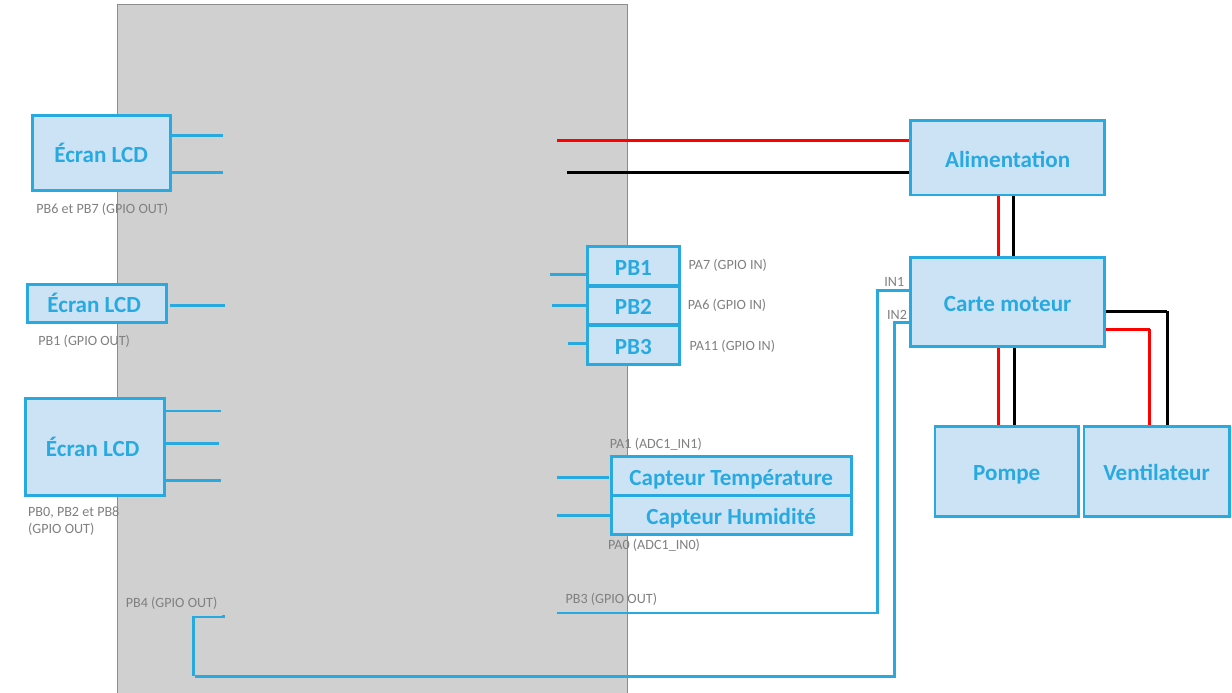
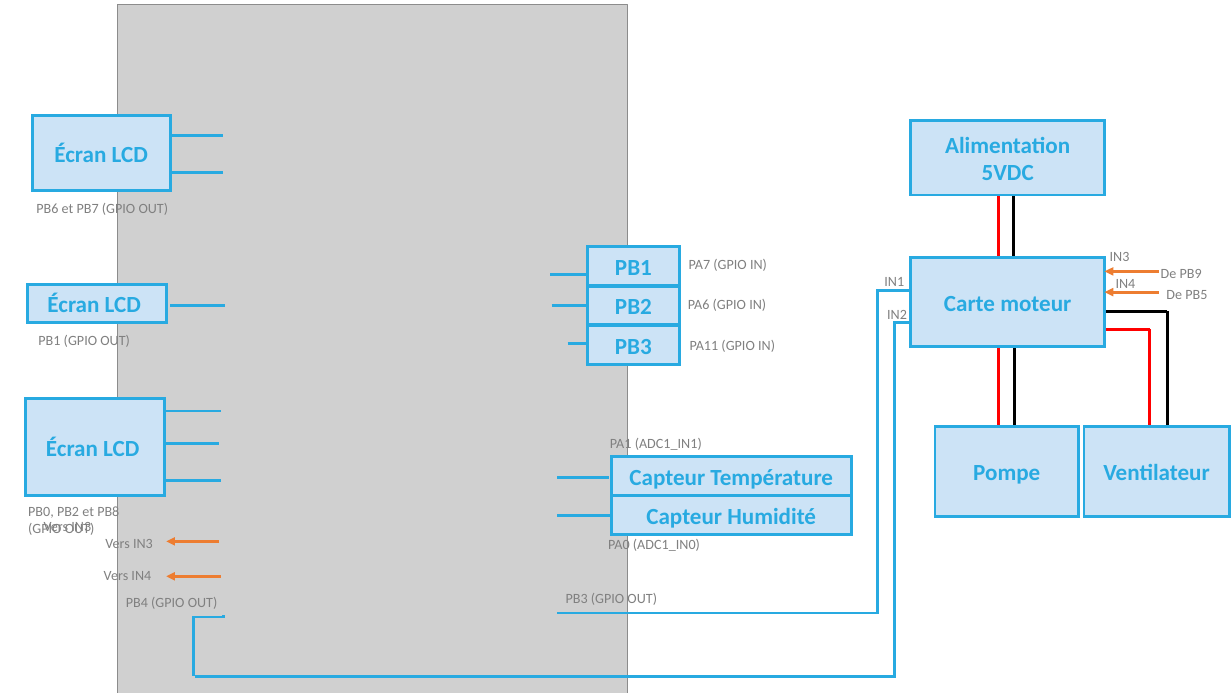
Before and after one commit to Lucas-byte31/Greenhouse, a slide deck: slide 1 of 02_SW_SPEC/Schema de cablage.pptx. Drawn at 1232x693 pixels with LibreOffice and Linux fonts; fonts in the diff are those of the drawing; grey boxes stand for pictures. Boxes give left, top, right and bottom in pixels: in the first picture for what was removed or moved away, otherwise in the second. Text is boxed around its words. In the diff, an @@ line names an element or a change of style, - is before the commit and + after.

```diff
--- a/02_SW_SPEC/Schema de cablage.pptx
+++ b/02_SW_SPEC/Schema de cablage.pptx
@@ line removed from (557, 140) to (911, 140) @@
@@ text in rectangle at (x1=945, y1=137, x2=1070, y2=180): text changed @@
-Alimentation
+Alimentation 5VDC
@@ line removed from (567, 173) to (911, 173) @@
@@ text added at (x1=1110, y1=252, x2=1130, y2=261), 11 pt, text #808080 @@
+IN3
@@ text added at (x1=1161, y1=269, x2=1202, y2=278), 11 pt, text #808080 @@
+De PB9
@@ arrow added from (1159, 272) to (1105, 272), #ED7D31 2.25 pt @@
@@ arrow added from (1159, 292) to (1105, 292), #ED7D31 2.25 pt @@
@@ text added at (x1=1116, y1=279, x2=1136, y2=292), 11 pt, text #808080 @@
+IN4
@@ text added at (x1=1166, y1=290, x2=1207, y2=299), 11 pt, text #808080 @@
+De PB5
@@ text added at (x1=44, y1=522, x2=91, y2=533), 11 pt, text #808080 @@
+Vers IN3
@@ text added at (x1=105, y1=536, x2=153, y2=552), 11 pt, text #808080 @@
+Vers IN3
@@ text added at (x1=104, y1=568, x2=151, y2=584), 11 pt, text #808080 @@
+Vers IN4
@@ arrow added from (219, 542) to (166, 542), #ED7D31 2.25 pt @@
@@ arrow added from (221, 577) to (166, 577), #ED7D31 2.25 pt @@
```
Also in this commit, not shown: 12 other files.
